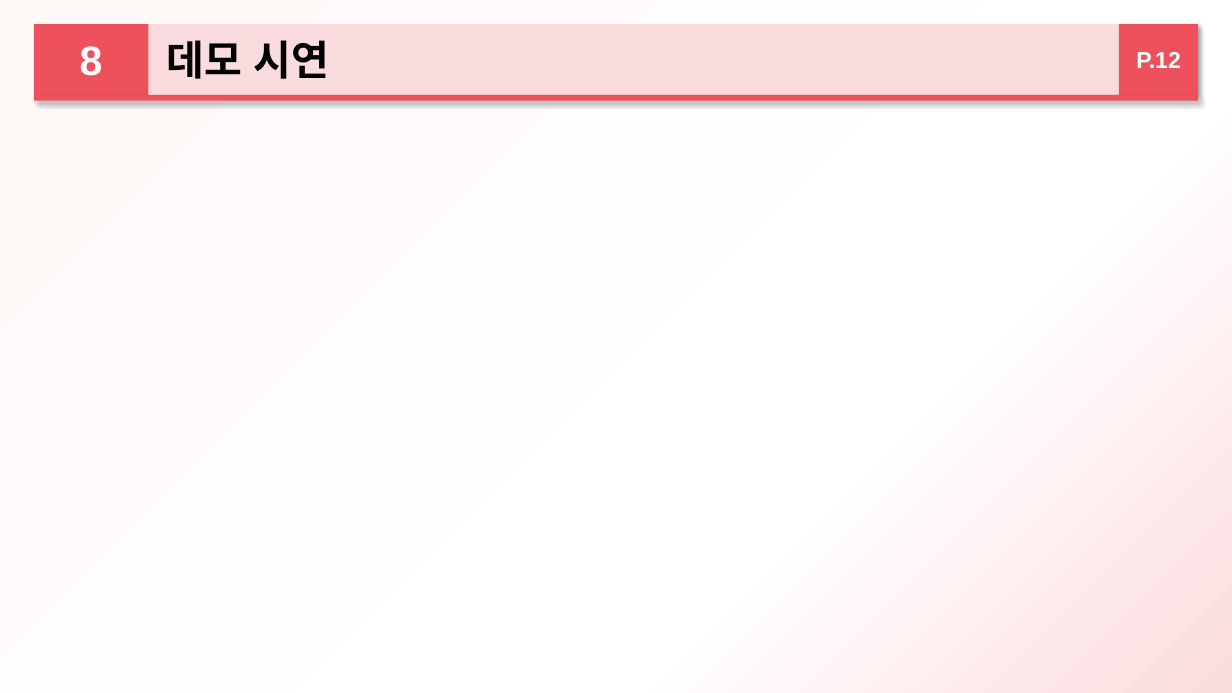
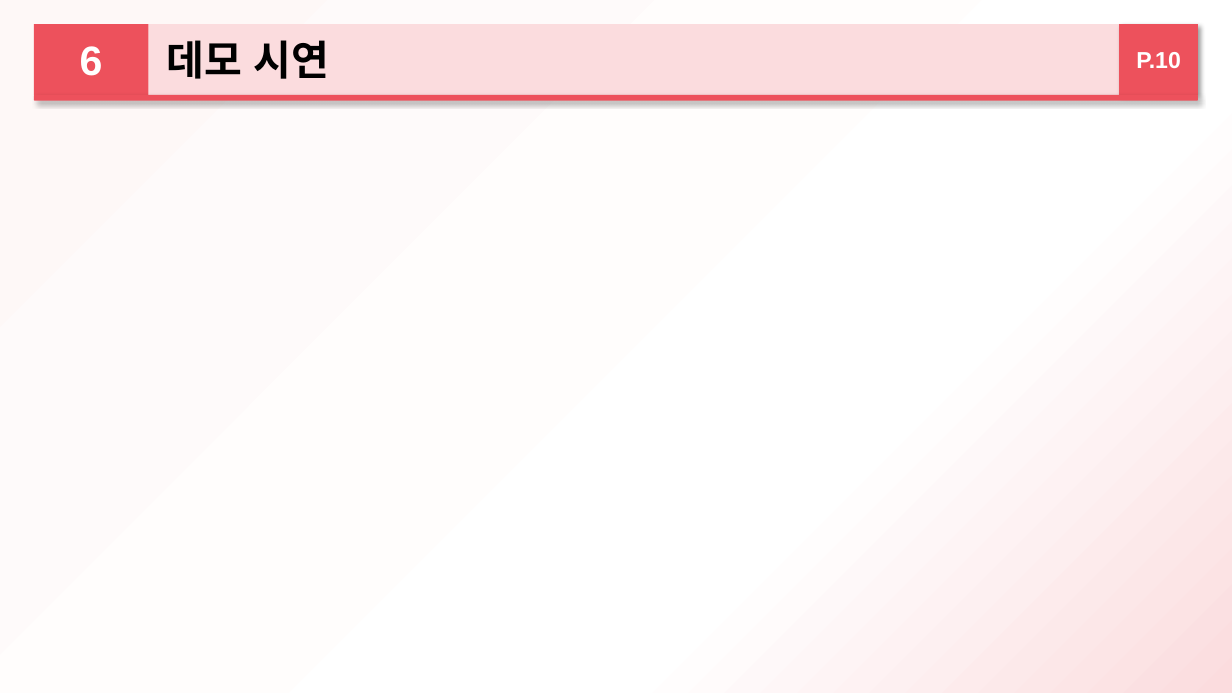
Before and after one commit to 2015184012Bang/KPU_TeamProject, a slide deck: slide 10 of ProjectPlan/중간발표/하트비트_방종혁_장규현_김명규.pptx (slide 12 before the commit). Drawn at 1232x693 pixels with LibreOffice and Linux fonts; fonts in the diff are those of the drawing. Boxes give left, top, right and bottom in pixels: in the first picture for what was removed or moved away, otherwise in the second. Text is boxed around its words. In the diff, an @@ line names an element or a change of style, - is before the commit and + after.

```diff
--- a/ProjectPlan/중간발표/하트비트_방종혁_장규현_김명규.pptx
+++ b/ProjectPlan/중간발표/하트비트_방종혁_장규현_김명규.pptx
@@ text in rectangle at (80, 46, 103, 76): text changed @@
-8
+6
@@ text in rectangle at (1136, 52, 1181, 68): text changed @@
-P.12
+P.10
```
Also in this commit, not shown: 7 other slides changed, 3 slides added, 3 slides removed.
